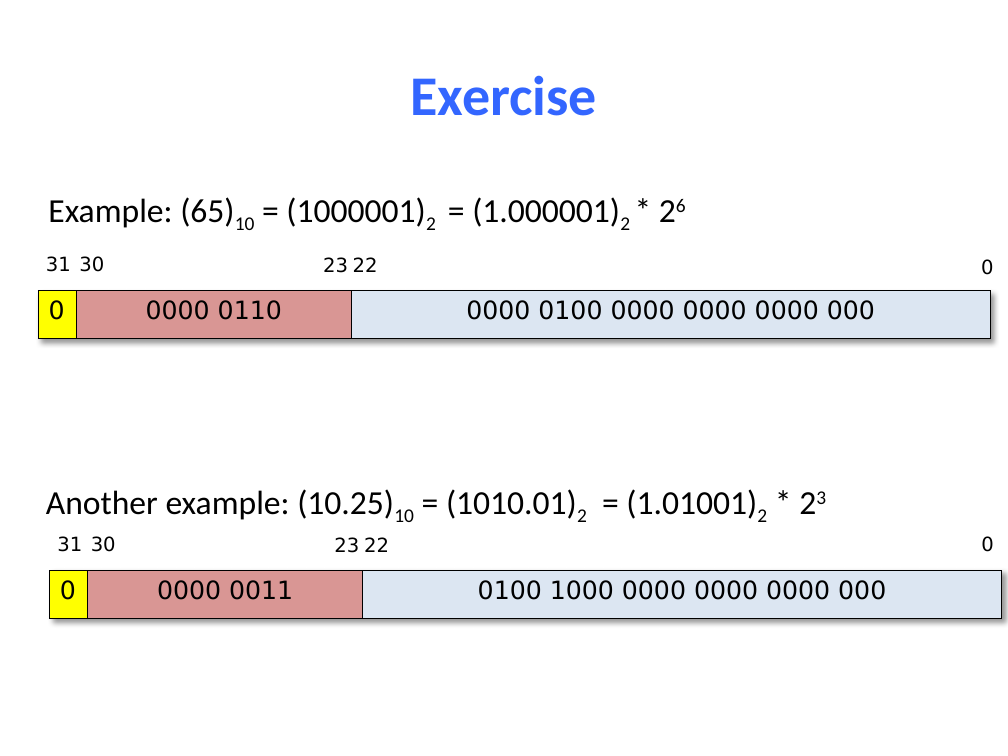
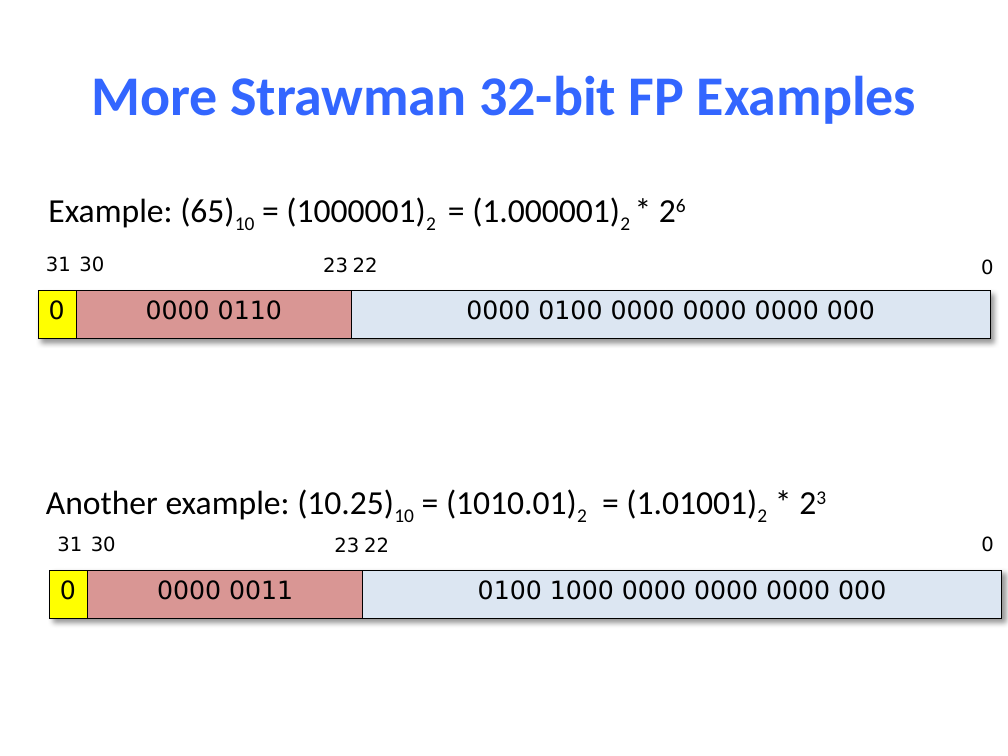
Before and after one commit to NYU-CSO/nyu-cso.github.io, a slide deck: slide 23 of notes/03-floats.pptx (slide 13 before the commit). Drawn at 1008x756 pixels with LibreOffice and Linux fonts; fonts in the diff are those of the drawing. Boxes give left, top, right and bottom in pixels: in the first picture for what was removed or moved away, otherwise in the second. Text is boxed around its words. In the diff, an @@ line names an element or a change of style, - is before the commit and + after.

```diff
--- a/notes/03-floats.pptx
+++ b/notes/03-floats.pptx
@@ title at (x1=91, y1=75, x2=916, y2=124): text changed @@
-Exercise
+More Strawman 32-bit FP Examples
```
Also in this commit, not shown: 8 other slides changed, 12 slides added, 2 slides removed, 1 other file.
